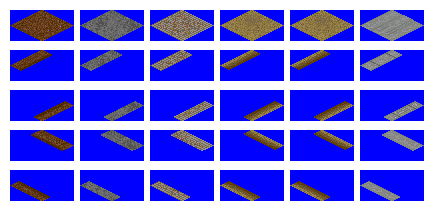
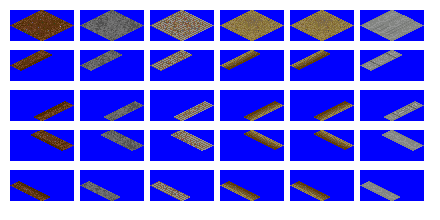
Comparing the layer stacks of the two 440 × 220 images. Changes:
painted on "extended ground tile (pikka tracks)" over left=22, top=59, right=68, bottom=147
painted on "Background" over left=20, top=15, right=62, bottom=64
